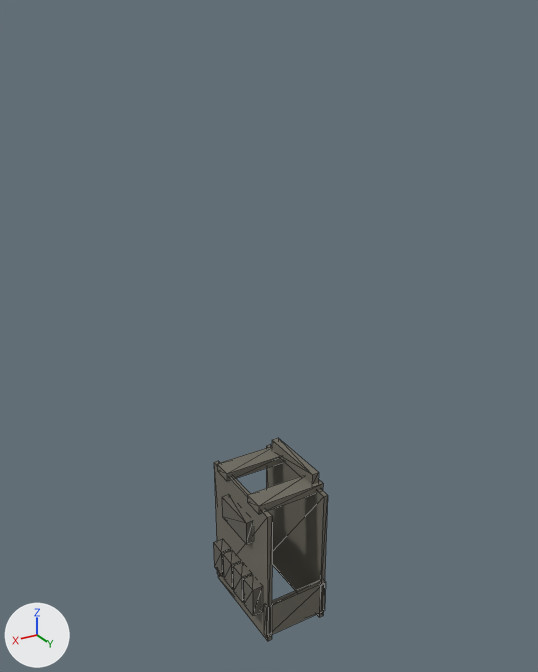
Two versions of the glTF model assets/models/gear/taktische_weste.glb, one commit apart.
The view is the same before and after, from a 50 mm lens placed at (1.29, 2.15, 1.67), pointed at (-0.02, -0.03, 0.58). Lighting does not change. The marker at lower left points along +X, +Y and +Z. The older version comes first. Mesh edges are drawn as thin lines. Where no turn or scale is listed for an object, it has been applied to the vertices. Vertices at exactly the same position are counted once.

The first picture shows 'admin_pouch', 'back_plate', 'collar_yoke', 'cummerbund_left', 'front_plate', 'mag_pouch_1', 'mag_pouch_2', 'mag_pouch_3', 'mag_pouch_4', 'shoulder_plate_left', 'shoulder_plate_right'.
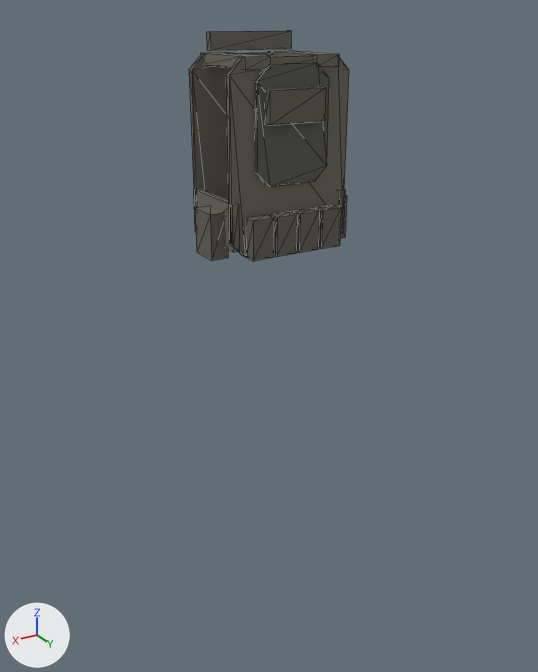
What differs and where, as boxes (x1, y1, x2, y2) in the pictures (538 x 672 px):
'front_panel', added
    after: (226, 56, 349, 257)
'armor_front', added
    after: (255, 63, 329, 187)
'back_plate', deleted
    before: (266, 445, 328, 618)
'back_panel', added
    after: (189, 52, 272, 226)
'front_plate', deleted
    before: (214, 461, 272, 641)
'admin_pouch', moved
    before: (222, 495, 252, 544)
    after: (266, 87, 326, 125)
'collar_yoke', moved, rescaled
    before: (272, 438, 319, 484)
    after: (206, 30, 291, 50)
'cummerbund_left', moved, rescaled
    before: (264, 581, 326, 637)
    after: (338, 190, 345, 234)
'mag_pouch_4', moved
    before: (213, 539, 230, 577)
    after: (246, 215, 274, 261)
'mag_pouch_1', moved
    before: (243, 575, 261, 616)
    after: (315, 205, 341, 249)
'side_pouch_right', added
    after: (195, 206, 228, 260)
'shoulder_plate_left', deleted
    before: (247, 476, 323, 514)
'mag_pouch_3', moved
    before: (223, 551, 240, 589)
    after: (270, 211, 297, 257)
'mag_pouch_2', moved
    before: (233, 563, 250, 602)
    after: (293, 208, 319, 253)
'shoulder_plate_right', deleted
    before: (217, 446, 282, 481)
'cummerbund_right', moved (not visible before)
    after: (193, 189, 239, 252)
'shoulder_right', added
    after: (200, 52, 270, 70)
'shoulder_left', added
    after: (268, 50, 339, 67)
'side_pouch_left', added (mostly hidden)
    after: (340, 195, 347, 238)

Diff of the bpy script that builds the scene:
```diff
--- a/assets/models/gear/taktische_weste.glb.py
+++ b/assets/models/gear/taktische_weste.glb.py
@@ me_mesh_4 @@
-me_mesh_4.from_pydata(...)  # 8 vertices, 12 faces; spans x -0.14..0.14, y -0.011..0.011, z -0.075..0.075
+me_mesh_4.from_pydata(...)  # 8 vertices, 12 faces; spans x -0.011..0.011, y -0.14..0.14, z -0.075..0.075
+# me_mesh_4 part 1: the whole mesh is scaled about its middle by (0.0786, 12.7, 1)
 me_mesh_4.materials.append(mat_vest_olive)
@@ me_mesh_7 @@
-me_mesh_7.from_pydata(...)  # 8 vertices, 12 faces; spans x -0.015..0.015, y -0.15..0.15, z -0.027..0.027
+me_mesh_7.from_pydata(...)  # 8 vertices, 12 faces; spans x -0.15..0.15, y -0.015..0.015, z -0.027..0.027
+# me_mesh_7 part 2: the whole mesh is scaled about its middle by (10, 0.1, 1)
 me_mesh_7.materials.append(mat_vest_olive)
@@ ob_front_plate @@
-ob_front_plate = bpy.data.objects.new('front_plate', me_mesh_0)
@@ ob_back_plate @@
-ob_back_plate = bpy.data.objects.new('back_plate', me_mesh_1)
@@ ob_shoulder_plate_left @@
-ob_shoulder_plate_left = bpy.data.objects.new('shoulder_plate_left', me_mesh_2)
@@ ob_shoulder_plate_right @@
-ob_shoulder_plate_right = bpy.data.objects.new('shoulder_plate_right', me_mesh_3)
@@ ob_cummerbund_left @@
 ob_cummerbund_left = bpy.data.objects.new('cummerbund_left', me_mesh_4)
-ob_cummerbund_left.location = (0.0, 0.204, -0.519)
+ob_cummerbund_left.location = (-0.204, 0.0, 1.06)
@@ ob_cummerbund_right @@
 ob_cummerbund_right = bpy.data.objects.new('cummerbund_right', me_mesh_5)
-ob_cummerbund_right.location = (0.0, -0.204, -0.519)
+ob_cummerbund_right.location = (0.204, 0.0, 1.06)
@@ ob_admin_pouch @@
 ob_admin_pouch = bpy.data.objects.new('admin_pouch', me_mesh_6)
-ob_admin_pouch.location = (0.145, 0.0, -0.159)
+ob_admin_pouch.location = (0.0, 0.157, 1.42)
@@ ob_collar_yoke @@
 ob_collar_yoke = bpy.data.objects.new('collar_yoke', me_mesh_7)
-ob_collar_yoke.location = (-0.12, 0.0, 0.02)
+ob_collar_yoke.location = (0.0, -0.12, 1.6)
@@ ob_mag_pouch_1 @@
 ob_mag_pouch_1 = bpy.data.objects.new('mag_pouch_1', me_mesh_8)
-ob_mag_pouch_1.location = (0.152, 0.131, -0.442)
+ob_mag_pouch_1.location = (-0.131, 0.162, 1.025)
@@ ob_mag_pouch_2 @@
 ob_mag_pouch_2 = bpy.data.objects.new('mag_pouch_2', me_mesh_9)
-ob_mag_pouch_2.location = (0.152, 0.043, -0.442)
+ob_mag_pouch_2.location = (-0.043, 0.162, 1.025)
@@ ob_mag_pouch_3 @@
 ob_mag_pouch_3 = bpy.data.objects.new('mag_pouch_3', me_mesh_10)
-ob_mag_pouch_3.location = (0.152, -0.043, -0.442)
+ob_mag_pouch_3.location = (0.043, 0.162, 1.025)
@@ ob_mag_pouch_4 @@
 ob_mag_pouch_4 = bpy.data.objects.new('mag_pouch_4', me_mesh_11)
-ob_mag_pouch_4.location = (0.152, -0.131, -0.442)
+ob_mag_pouch_4.location = (0.131, 0.162, 1.025)
@@ ob_side_pouch_right @@
+ob_side_pouch_right = bpy.data.objects.new('side_pouch_right', me_mesh_15)  # a box spanning x -0.03..0.03, y -0.055..0.055, z -0.075..0.075; in mat_pouch_olive_dark (dark grey #656159)
+ob_side_pouch_right.location = (0.235, 0.03, 1.025)
@@ ob_side_pouch_left @@
+ob_side_pouch_left = bpy.data.objects.new('side_pouch_left', me_mesh_15.copy())
+ob_side_pouch_left.location = (-0.235, 0.03, 1.025)
@@ ob_armor_front @@
+ob_armor_front = bpy.data.objects.new('armor_front', me_mesh_8_1)  # 16 vertices, 28 faces; spans x -0.13..0.13, y -0.015..0.015, z -0.18..0.18; in mat_ballistic (dark grey #595955)
+ob_armor_front.location = (0.0, 0.133, 1.36)
@@ ob_shoulder_right @@
+ob_shoulder_right = bpy.data.objects.new('shoulder_right', me_mesh_3_1)  # a box spanning x -0.042..0.042, y -0.145..0.145, z -0.018..0.018; in mat_vest_olive (grey #6f6c61)
+ob_shoulder_right.location = (0.125, 0.0, 1.546)
@@ ob_shoulder_left @@
+ob_shoulder_left = bpy.data.objects.new('shoulder_left', me_mesh_3_1.copy())
+ob_shoulder_left.location = (-0.125, 0.0, 1.546)
@@ ob_back_panel @@
+ob_back_panel = bpy.data.objects.new('back_panel', me_mesh_1_1)  # 16 vertices, 28 faces; spans x -0.215..0.215, y -0.01..0.01, z -0.3..0.3; in mat_vest_olive (grey #6f6c61)
+ob_back_panel.location = (0.0, -0.125, 1.26)
@@ ob_front_panel @@
+ob_front_panel = bpy.data.objects.new('front_panel', me_mesh_1_1.copy())
+ob_front_panel.location = (0.0, 0.125, 1.26)
```
